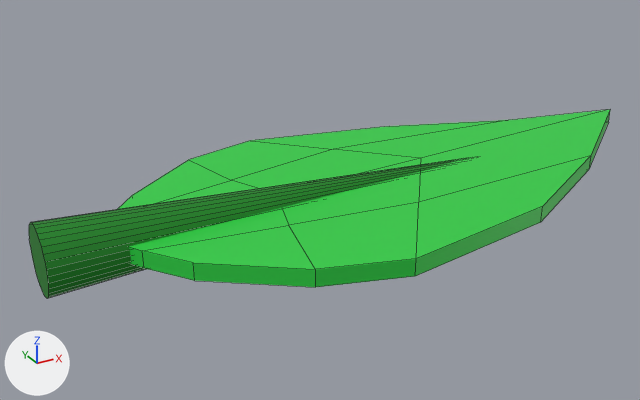
Two versions of the Blender file Midterm Unity/Assets/Models/untitled.blend, one commit apart.
The view is the same before and after, from a 50 mm camera at (-2.35, -4.26, 2.12) aimed at (0.07, 0.14, -0.08). Lighting does not change. The marker at lower left points along +X, +Y and +Z. Mesh edges are drawn as thin lines.
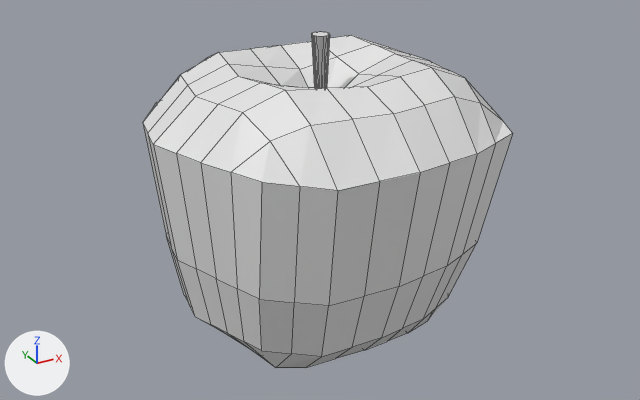
Boxes (x1, y1, x2, y2) around the edits, measured in the pictures (640 x 400 px):
'Cone', recoloured, reshaped, moved, turned, rescaled
    before: (29, 160, 456, 298)
    after: (143, 32, 513, 368)
'Cube', deleted (green)
    before: (118, 110, 610, 287)
part 1 of me_cone, added
    after: (143, 35, 513, 368)

Patch to the scene script:
```diff
--- a/Midterm Unity/Assets/Models/untitled.blend.py
+++ b/Midterm Unity/Assets/Models/untitled.blend.py
@@ mat_material_001 @@
 mat_material_001 = principled_material('Material.001')
-mat_material_001.base_color = (0.00148, 0.225, 0.00712)  # green #058214
+mat_material_001.base_color = (0.8, 0.8, 0.8)  # white #e7e7e7
@@ mat_material @@
+mat_material = principled_material('Material')
+mat_material.base_color = (0.8, 0.8, 0.8)  # white #e7e7e7
+mat_material.roughness = 0.4
@@ me_cone @@
 # used by ob_cone; location = (0.205, 0.0, 0.0); rotation_euler = (0.0, 1.571, 0.0), in degrees (0, 90, 0); scale = (0.2, 0.2, 1.86)
-me_cone.from_pydata(...)  # 33 vertices, 33 faces; spans x -1.0..1.0, y -1.0..1.0, z -1.0..1.0
+me_cone.from_pydata(...)  # 227 vertices, 225 faces; spans x -20.0..20.0, y -20.0..20.0, z -1.0..2.58
+# me_cone part 1: a new loose piece of 194 vertices spanning x -20.0..20.0, y -20.0..20.0, z -0.71..2.58, in mat_material (white #e7e7e7)
 me_cone.materials.append(mat_material_001)
+me_cone.materials.append(mat_material)  # white #e7e7e7
@@ ob_cube @@
-ob_cube = bpy.data.objects.new('Cube', me_cube_001)
-ob_cube.location = (0.0, 0.0, 0.0)
-ob_cube.scale = (1.0, 1.0, 0.05)
-_m = ob_cube.modifiers.new('Boolean', 'BOOLEAN')
-_m.solver = 'FLOAT'
@@ ob_cone @@
 ob_cone = bpy.data.objects.new('Cone', me_cone)
-ob_cone.location = (0.205, 0.0, 0.0)
-ob_cone.rotation_euler = (0.0, 1.571, 0.0)  # degrees (0, 90, 0)
-ob_cone.scale = (0.2, 0.2, 1.86)
+ob_cone.location = (0.0, 0.0, 0.49)
+ob_cone.rotation_euler = (0.0, 3.142, 0.0)  # degrees (0, 180, 0)
+ob_cone.scale = (0.05, 0.05, 0.5)
```
